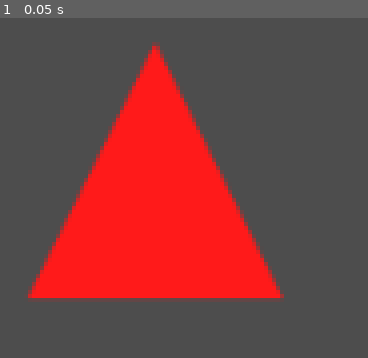
Above: before the commit, frame 1.
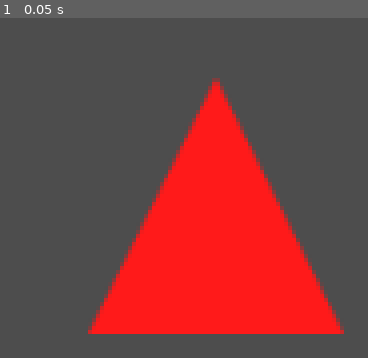
Above: after the commit, the same moment.

Repository: PheonixKB/spacewar
Game: Godot game, scene res://scenes/main.tscn
The game is run twice, just before and just after one commit, with the same random seed, the same clock (stepped at 60 frames per second) and the same inputs.
Inputs:
- Up to frame 1 (0.05 s): no input

The runs differ from the first frame. In frame 1, 29% of the frame differs, in the area x 7-94%, y 7-93%.

Commit message:
fix: removed same sprite for two player by @export texture

Diff:
--- a/scenes/main.tscn
+++ b/scenes/main.tscn
@@ -1,9 +1,11 @@
 [gd_scene format=3 uid="uid://ck244wsn1nj50"]
 
 [ext_resource type="PackedScene" uid="uid://citcq11bhhs0b" path="res://scenes/player.tscn" id="1_ig7tw"]
+[ext_resource type="Texture2D" uid="uid://b7blkru5ed8kq" path="res://assets/red_triangle.svg" id="2_sugp2"]
 
 [node name="Main" type="Node2D" unique_id=170585860]
 
 [node name="Player" parent="." unique_id=1459089273 instance=ExtResource("1_ig7tw")]
-position = Vector2(446, 394)
-player_prefix = "1"
+position = Vector2(465, 405)
+player_prefix = "0"
+texture = ExtResource("2_sugp2")
--- a/scripts/player.gd
+++ b/scripts/player.gd
@@ -1,6 +1,7 @@
 extends CharacterBody2D
 
 @export var player_prefix : String
+@export var texture : Texture2D
 
 const THRUST := 100.0
 const REVERSE_THRUST := 70.0
@@ -12,6 +13,7 @@
 
 func _ready():
 	screen_size = get_viewport_rect().size
+	$Sprite2D.texture = texture
 
 func _physics_process(delta: float) -> void:
 
